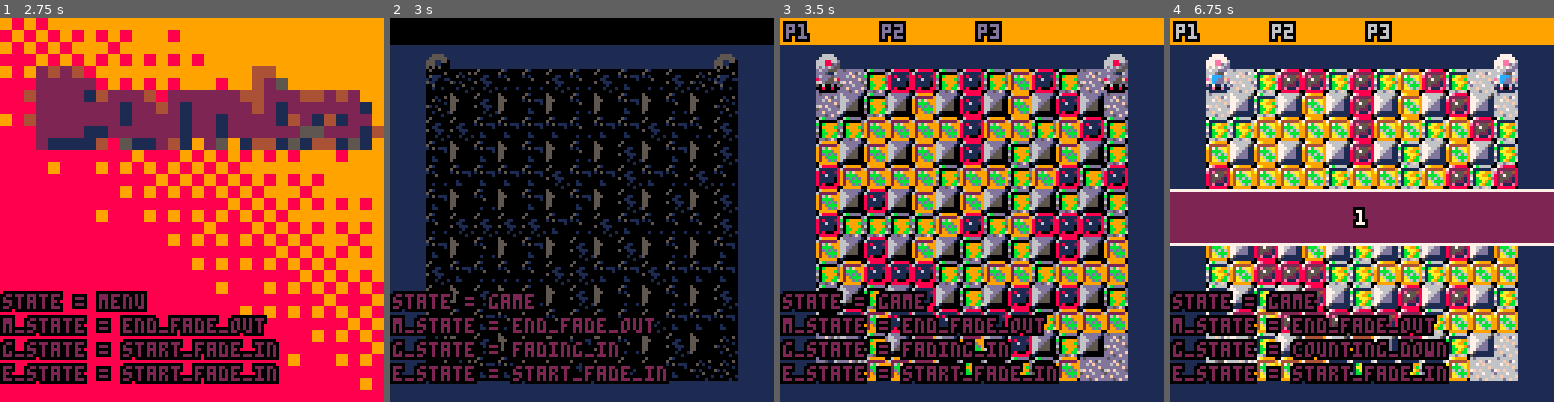
Above: before the commit, frames 1-4 (left to right).
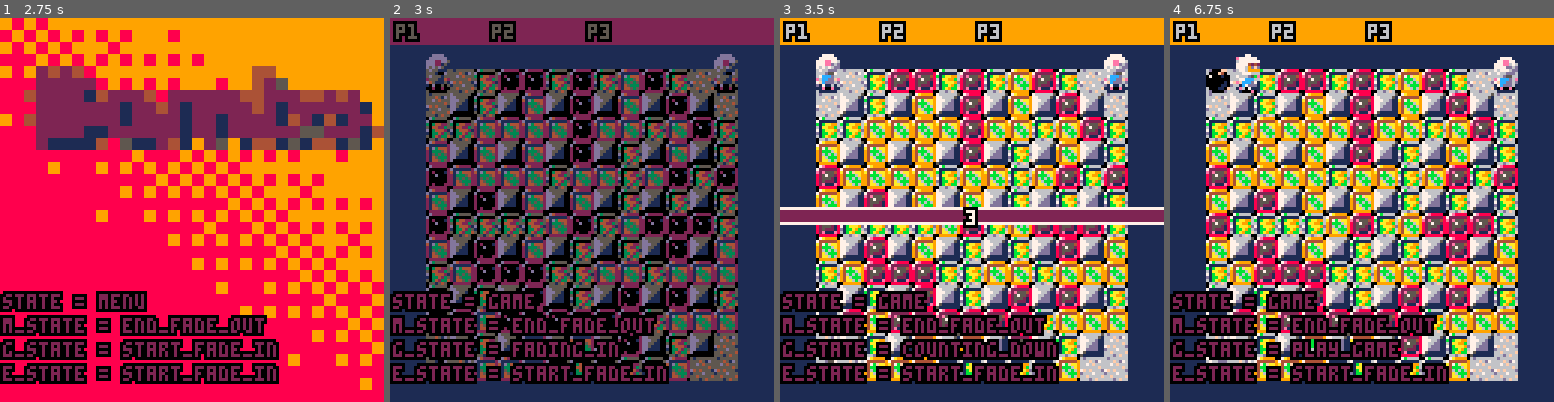
Above: after the commit, the same moments.

Repository: droune2001/nico_pico
Game: PICO-8 cartridge bomberman.p8
Same seed, same stepped clock (60 frames per second), same inputs: the game is played once before the commit and once after it.
Inputs:
- Up to frame 1 (2.75 s): tap X (X key) at 0.33, 1.07, 1.85 s; tap O (Z key) at 0.7, 1.7, 2.1, 2.5 s; hold Right 1.6-2.1 s; hold Up 2.15-2.42 s; hold Right from 2.47 s (still down)
- Up to frame 2 (3 s): keep holding Right; tap O (Z key) at 2.9 s; tap X (X key) at 2.97 s
- Up to frame 3 (3.5 s): release Right at 3.03 s; hold Left from 3.08 s (still down); tap O (Z key) at 3.3 s
- Up to frame 4 (6.75 s): release Left at 3.58 s; hold Down 3.63-3.97 s; tap O (Z key) every 0.4 s from 3.7 to 6.5 s; hold Right 4.02-4.68 s; tap X (X key) at 4.08, 5.2, 6.32 s; hold Up 4.73-5.03 s; hold Left 5.08-5.68 s; hold Down 5.73-6.03 s; hold Right 6.08-6.58 s; hold Right from 6.63 s (still down)

Frame 1 is identical in both runs. In frame 2, 48% of the frame differs, in the area x 0-100%, y 0-95%; in frame 3, 42%; in frame 4, 16%.

Commit message:
countdown band ok. fade in time adjusted.

Diff:
--- a/bomberman.p8
+++ b/bomberman.p8
@@ -986,7 +986,7 @@
 function update_game()
  if game_state == "start_fade_in" then
   if not game_is_init then init_game() end
-  start_fx(g_fx,4,1.0)
+  start_fx(g_fx,4,0.5)
   game_state="fading_in"
  elseif game_state == "fading_in" then
   update_fx(g_fx,g_delta_time)
@@ -1261,7 +1261,21 @@
 ]]
 end
 
-
+-- t: time
+-- d: duration
+function ease_in_quad(t,d)
+ t /= d
+ if (t<0) return 0
+ if (t>1) return 1
+ return t*t
+end
+
+function ease_out_quad(t,d)
+ t /= d
+ if (t<0) return 1
+ if (t>1) return 0
+ return (t-1)*(t-1)
+end
 
 function draw_game_gui()
  -- yellow band with score
@@ -1272,15 +1286,19 @@
  if g_nb_players > 3 then shprint("p4", 98, 2, 6, 0) end
 
  if game_state == "counting_down" then
-  local bx = 0
-  local norm_dy = 1-cos(0.5 * min(g_countdown_time-g_cd_time_left, 0.5))
-  local dy = 9 * norm_dy * norm_dy
+  local ease_duration = 0.1*g_countdown_time
+  local eit = g_countdown_time - g_cd_time_left -- 0__3sec
+  local eot = ease_duration - g_cd_time_left -- -2.6__0__0.4
+  local ei = ease_in_quad(eit,ease_duration)  -- 0___1_1_1_1_1
+  local eo = ease_out_quad(eot,ease_duration) -- 1_1_1_1_1___0
+  local eio = ei * eo                         -- 0___1_1_1___0
+
+  local dy = 9 * eio
   local by = 66 - dy
-  local ex = 128
   local ey = 66 + dy
-  rectfill(bx,by,ex,ey,2)
-  line(bx,by,ex,by,7)
-  line(bx,ey,ex,ey,7)
+  rectfill(0,by,128,ey,2)
+  line(0,by,128,by,7)
+  line(0,ey,128,ey,7)
   local int_cd = ceil(g_cd_time_left)
   shprint(""..int_cd, 64,64,7,0.5)
  end
